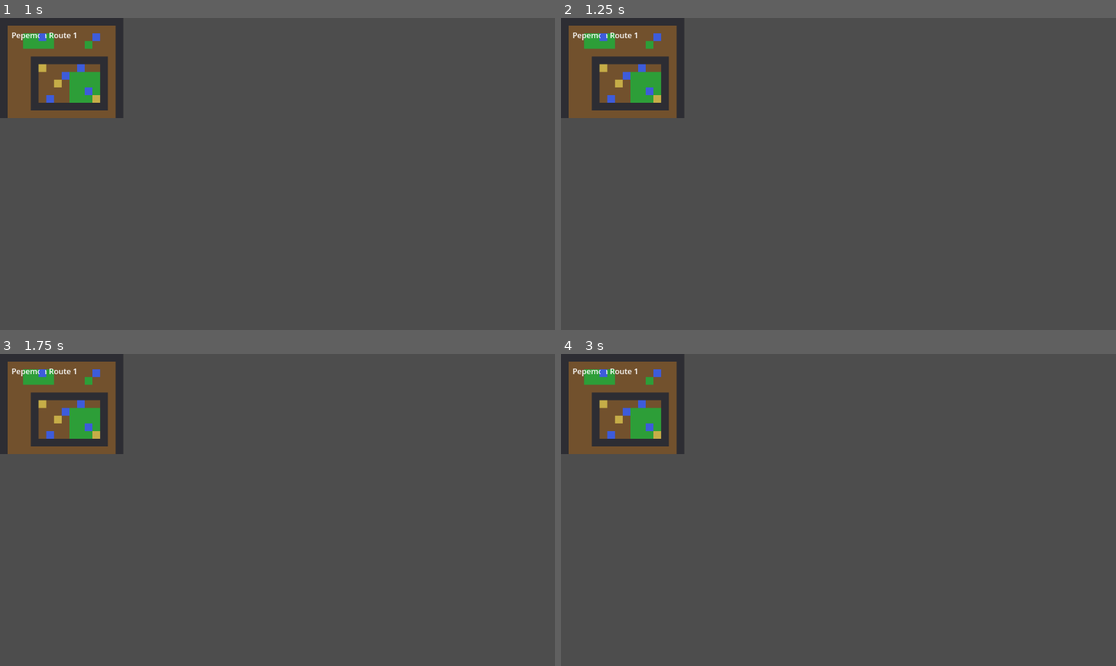
Above: before the commit, frames 1-4 (two rows, left to right).
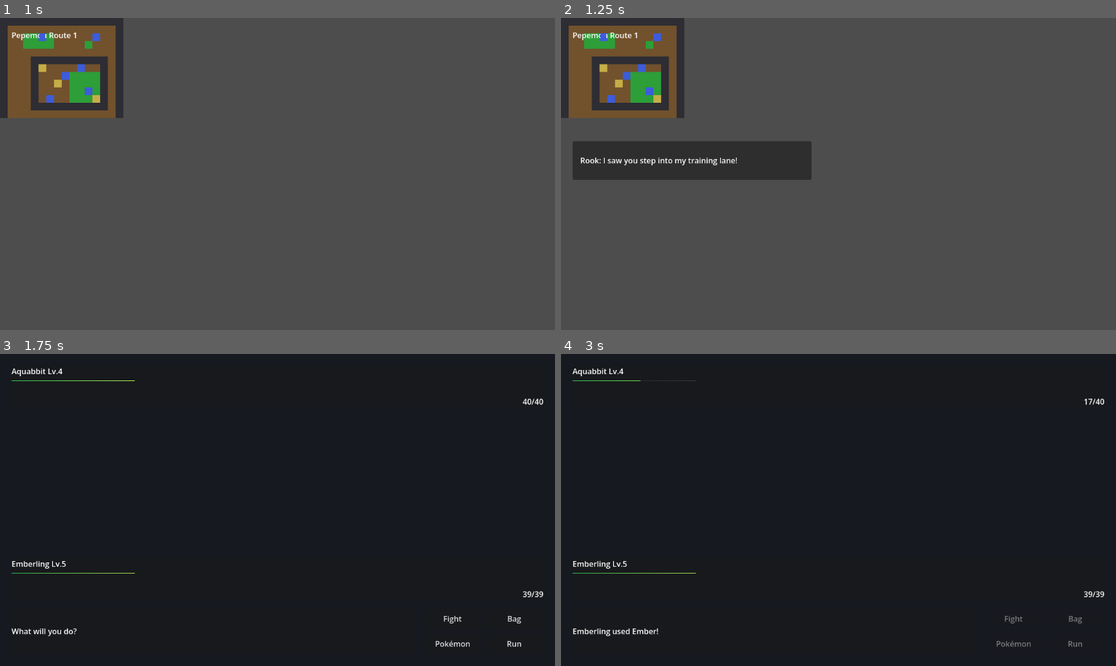
Above: after the commit, the same moments.

Repository: CHEESEMARSHALL/pepemon
Game: Godot game, scene res://scenes/game/GameRoot.tscn
Same seed, same stepped clock (60 frames per second), same inputs: the game is played once before the commit and once after it.
Inputs (mouse positions are in pixels of both pictures, inside the frame that each line leads up to):
- Up to frame 1 (1 s): tap Enter (ui_accept) at 0.5, 0.77 s; move the mouse to (399, 158) at 0.52 s; hold Right (ui_right) from 0.53 s (still down); click (399, 158) at 0.67 s
- Up to frame 2 (1.25 s): keep holding Right (ui_right)
- Up to frame 3 (1.75 s): release Right (ui_right) at 1.25 s; drag from (166, 525) to (249, 572) at 1.27 s
- Up to frame 4 (3 s): click (1016, 619) at 2 s, where only the run after the commit has a clickable "Fight"; click (999, 619) at 2.75 s, where only the run after the commit has a clickable "Ember 25/25"

Frame 1 is identical in both runs. In frame 2, 5.2% of the frame differs, in the area x 2-46%, y 39-52%; in frame 3, 98%, in the area x 0-100%, y 0-100%; in frame 4, 98%.

Commit message:
Add trainer line-of-sight encounters

Diff:
--- a/data/overworld/Route1.tres
+++ b/data/overworld/Route1.tres
@@ -9,4 +9,4 @@
 player_start_cell = Vector2i(8, 8)
 rows = Array[String](["################", "#..............#", "#..GGGG........#", "#..GGGG....G...#", "#..............#", "#...##########.#", "#...#S.......#.#", "#...#....GGGG#.#", "#...#..S.GGGG#.#", "#...#....GGGG#.#", "#...#....GGGS#.#", "#...##########.#", "#..............#"])
 sign_messages = Array[Dictionary]([{ "cell": Vector2i(7, 8), "message": "Pepemon Route 1\nTall grass hides wild monster …(193 unchanged characters)…
-interactables = Array[Dictionary]([{ "id": "scout_mira", "na …(463 unchanged characters)… k: Good match. Your timing is sharp.", "action": 1, "battle_monster": ExtResource("2_water_monster"), "battle_level": 4, "blocks_movement": true }, { "id": "trainer_vale", "name": "TrainerVale", "cell": Vector2i(11, 9), "dialogue": "Vale: My water partner is ready.", "defeated_dialogue": "Vale: Next time, I'll bring a faster partner.", "action": 1, "battle_monster": ExtReso …(619 unchanged characters)…
+interactables = Array[Dictionary]([{ "id": "scout_mira", "na …(463 unchanged characters)… k: Good match. Your timing is sharp.", "challenge_dialogue": "Rook: I saw you step into my training lane!", "sight_direction": Vector2i(0, 1), "sight_range": 3, "action": 1, "battle_monster": ExtResource("2_water_monster"), "battle_level": 4, "blocks_movement": true }, { "id": "trainer_vale", "name": "TrainerVale", "cell": Vector2i(11, 9), "dialogue": "Vale: My water partner is ready.", "defeated_dialogue": "Vale: Next time, I'll bring a faster partner.", "challenge_dialogue": "Vale: Hold it. Battle me before you pass.", "sight_direction": Vector2i(0, 1), "sight_range": 1, "action": 1, "battle_monster": ExtReso …(619 unchanged characters)…
--- a/scenes/overworld/Overworld.gd
+++ b/scenes/overworld/Overworld.gd
@@ -32,6 +32,7 @@
 var _interactables_by_cell: Dictionary = {}
 var _defeated_interactable_ids: Array[String] = []
 var _collected_interactable_ids: Array[String] = []
+var _active_sight_trainer_id := ""
 
 
 func _ready() -> void:
@@ -39,6 +40,7 @@
 	_spawn_interactables_from_map_data()
 	_setup_interactables()
 	_player.interaction_requested.connect(_on_player_interaction_requested)
+	_player.step_finished.connect(_on_player_step_finished)
 	_dialogue_panel.visible = false
 
 
@@ -168,6 +170,9 @@
 		interactable.interaction_action = int(entry.get("action", 0))
 		interactable.battle_monster_data = entry.get("battle_monster", null)
 		interactable.battle_monster_level = int(entry.get("battle_level", 5))
+		interactable.sight_direction = entry.get("sight_direction", Vector2i.ZERO)
+		interactable.sight_range = int(entry.get("sight_range", 0))
+		interactable.challenge_dialogue_text = str(entry.get("challenge_dialogue", interactable.dialogue_text))
 		interactable.pickup_item_key = str(entry.get("item_key", ""))
 		interactable.pickup_item_name = str(entry.get("item_name", ""))
 		interactable.pickup_count = int(entry.get("item_count", 1))
@@ -202,6 +207,77 @@
 		return
 
 	_show_dialogue(message)
+
+
+func _on_player_step_finished(cell: Vector2i) -> void:
+	if not _active_sight_trainer_id.is_empty() or _dialogue_panel.visible:
+		return
+
+	var trainer := _get_sighting_trainer(cell)
+
+	if trainer == null:
+		return
+
+	_trigger_trainer_sight(trainer)
+
+
+func _get_sighting_trainer(player_cell: Vector2i) -> Node:
+	for interactable in _interactables_by_cell.values():
+		if interactable == null:
+			continue
+
+		if int(interactable.get("interaction_action")) != 1 or bool(interactable.get("is_defeated")):
+			continue
+
+		var sight_direction: Vector2i = interactable.get("sight_direction")
+		var sight_range := int(interactable.get("sight_range"))
+
+		if sight_direction == Vector2i.ZERO or sight_range <= 0:
+			continue
+
+		for distance in range(1, sight_range + 1):
+			var sight_cell: Vector2i = interactable.grid_cell + sight_direction * distance
+
+			if _is_sight_blocked(sight_cell):
+				break
+
+			if sight_cell == player_cell:
+				return interactable
+
+	return null
+
+
+func _is_sight_blocked(cell: Vector2i) -> bool:
+	var tile_data := _ground_tile_map.get_cell_tile_data(0, cell)
+
+	if tile_data == null:
+		return true
+
+	if bool(tile_data.get_custom_data(BLOCKED_DATA_KEY)):
+		return true
+
+	return _interactables_by_cell.has(cell)
+
+
+func _trigger_trainer_sight(interactable: Node) -> void:
+	_active_sight_trainer_id = str(interactable.get("interactable_id"))
+	_player.movement_enabled = false
+	var challenge_text := str(interactable.get("challenge_dialogue_text"))
+
+	if challenge_text.is_empty():
+		challenge_text = str(interactable.call("get_interaction_text"))
+
+	_show_dialogue(challenge_text)
+	call_deferred("_finish_trainer_sight", interactable)
+
+
+func _finish_trainer_sight(interactable: Node) -> void:
+	await get_tree().create_timer(0.2).timeout
+	close_dialogue()
+	_active_sight_trainer_id = ""
+
+	if interactable != null and not bool(interactable.get("is_defeated")):
+		trainer_battle_triggered.emit(str(interactable.get("interactable_id")), interactable.battle_monster_data, int(interactable.battle_monster_level))
 
 
 func _handle_interactable(interactable: Node) -> void:
--- a/scripts/overworld/OverworldInteractable.gd
+++ b/scripts/overworld/OverworldInteractable.gd
@@ -16,6 +16,9 @@
 @export var interaction_action := InteractionAction.DIALOGUE
 @export var battle_monster_data: Resource
 @export_range(1, 100, 1) var battle_monster_level := 5
+@export var sight_direction := Vector2i.ZERO
+@export_range(0, 12, 1) var sight_range := 0
+@export_multiline var challenge_dialogue_text := ""
 @export var pickup_item_key := ""
 @export var pickup_item_name := ""
 @export_range(1, 99, 1) var pickup_count := 1
--- a/scripts/player/PlayerController.gd
+++ b/scripts/player/PlayerController.gd
@@ -3,6 +3,7 @@
 
 signal battle_triggered(enemy_monster: Resource, enemy_level: int)
 signal interaction_requested(cell: Vector2i)
+signal step_finished(cell: Vector2i)
 
 @export_group("Movement")
 @export var movement_enabled := true
@@ -107,6 +108,11 @@
 
 func _on_step_finished() -> void:
 	_is_moving = false
+	step_finished.emit(_get_current_cell())
+
+	if not movement_enabled:
+		return
+
 	_check_for_grass_encounter()
 
 
@@ -146,11 +152,18 @@
 
 func _snap_to_grid() -> void:
 	if _tile_map != null:
-		var current_cell := _tile_map.local_to_map(_tile_map.to_local(global_position))
+		var current_cell := _get_current_cell()
 		global_position = _tile_map.to_global(_tile_map.map_to_local(current_cell))
 		return
 
 	global_position = global_position.snapped(fallback_cell_size)
+
+
+func _get_current_cell() -> Vector2i:
+	if _tile_map == null:
+		return Vector2i.ZERO
+
+	return _tile_map.local_to_map(_tile_map.to_local(global_position))
 
 
 func trigger_battle() -> void:
--- a/scripts/tests/ValidateOverworldContent.gd
+++ b/scripts/tests/ValidateOverworldContent.gd
@@ -5,6 +5,7 @@
 var _pickup_id := ""
 var _pickup_item_key := ""
 var _pickup_item_count := 0
+var _wild_battle_triggered := false
 
 
 func _init() -> void:
@@ -14,10 +15,11 @@
 func _run() -> void:
 	_validate_map_data()
 	await _validate_scene_content()
+	await _validate_trainer_sight_scene()
 	await _validate_grass_encounter_flow()
 	await _validate_game_manager_trainer_state_flow()
 	await _validate_game_manager_pickup_flow()
-	print("Overworld content validation passed: authored map, collisions, signs, NPCs, trainers, pickups, and grass encounters.")
+	print("Overworld content validation passed: authored map, collisions, signs, NPCs, trainer sight, pickups, and grass encounters.")
 	quit()
 
 
@@ -99,6 +101,11 @@
 
 			if entry.get("battle_monster", null) == null or int(entry.get("battle_level", 0)) <= 0:
 				push_error("Route1.tres contains a trainer without battle data.")
+				quit(1)
+				return
+
+			if entry.get("sight_direction", Vector2i.ZERO) == Vector2i.ZERO or int(entry.get("sight_range", 0)) <= 0:
+				push_error("Route1.tres contains a trainer without sight data.")
 				quit(1)
 				return
 
@@ -190,6 +197,58 @@
 	overworld.queue_free()
 
 
+func _validate_trainer_sight_scene() -> void:
+	var overworld := await _instantiate_overworld()
+	var player := overworld.find_child("Player", true, false) as PlayerController
+	var tile_map := overworld.get_node("%GroundTileMap") as TileMap
+	var dialogue_panel := overworld.get_node("%DialoguePanel") as PanelContainer
+	var dialogue_label := overworld.get_node("%DialogueLabel") as Label
+
+	overworld.trainer_battle_triggered.connect(_on_trainer_battle_triggered)
+	player.battle_triggered.connect(_on_wild_battle_triggered)
+	player.grass_encounter_chance = 1.0
+	player.global_position = tile_map.to_global(tile_map.map_to_local(Vector2i(9, 8)))
+	_battle_monster = null
+	_battle_level = 0
+	_wild_battle_triggered = false
+	_release_all_directions()
+	Input.action_press("ui_right")
+	await create_timer(player.move_time + 0.03).timeout
+	Input.action_release("ui_right")
+	await process_frame
+
+	if not dialogue_panel.visible or not dialogue_label.text.contains("training lane"):
+		push_error("Trainer sight did not show challenge dialogue.")
+		quit(1)
+		return
+
+	if _wild_battle_triggered:
+		push_error("Grass encounter triggered before trainer sight.")
+		quit(1)
+		return
+
+	await create_timer(0.25).timeout
+
+	if _battle_monster == null or _battle_level != 4:
+		push_error("Trainer sight did not request the configured battle.")
+		quit(1)
+		return
+
+	var defeated_trainers: Array[String] = ["trainer_rook"]
+	overworld.set_defeated_interactables(defeated_trainers)
+	_battle_monster = null
+	_battle_level = 0
+	overworld.call("_on_player_step_finished", Vector2i(10, 8))
+	await create_timer(0.25).timeout
+
+	if _battle_monster != null:
+		push_error("Defeated trainer sight requested another battle.")
+		quit(1)
+		return
+
+	overworld.queue_free()
+
+
 func _validate_grass_encounter_flow() -> void:
 	var test_save_tools := load("res://scripts/tests/TestSaveTools.gd")
 
@@ -274,16 +333,15 @@
 		quit(1)
 		return
 
-	player.global_position = tile_map.to_global(tile_map.map_to_local(Vector2i(10, 7)))
-	player.set("_facing_direction", Vector2i.UP)
-	player.interact()
-	await process_frame
-	await process_frame
+	player.global_position = tile_map.to_global(tile_map.map_to_local(Vector2i(10, 8)))
+	overworld.call("_on_player_step_finished", Vector2i(10, 8))
+	await process_frame
+	await create_timer(0.25).timeout
 
 	var active_scene := scene_root.get_child(0)
 
 	if active_scene == null or not active_scene is BattleUI:
-		push_error("Trainer interaction did not transition to BattleUI through GameManager.")
+		push_error("Trainer sight did not transition to BattleUI through GameManager.")
 		quit(1)
 		return
 
@@ -600,3 +658,7 @@
 	_pickup_id = pickup_id
 	_pickup_item_key = item_key
 	_pickup_item_count = item_count
+
+
+func _on_wild_battle_triggered(_enemy_monster: Resource, _enemy_level: int) -> void:
+	_wild_battle_triggered = true
